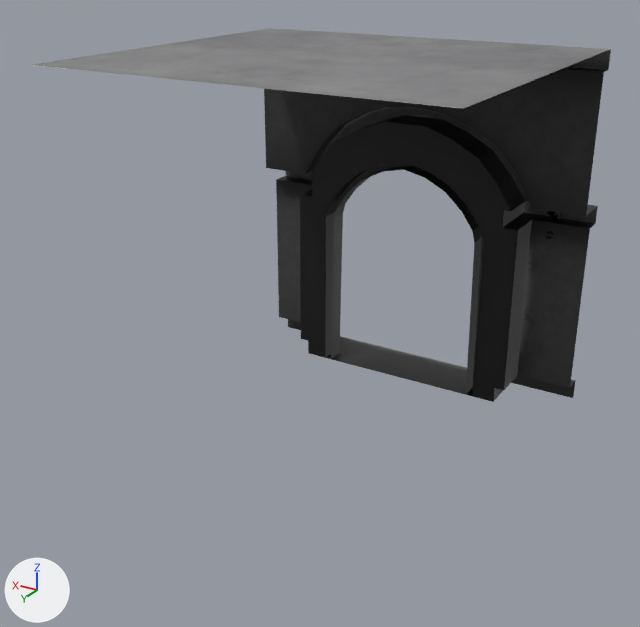
What one commit did to the FBX model Donjon Obscure/Assets/Resources/New assets/DoorExit.fbx.
Before and after are seen from a 50 mm camera at (-1.048, 1.864, 1.262) aimed at (0.032, 0.064, 0.362). The lights are fixed; the arrows at lower left show +X, +Y and +Z. Where no turn or scale is listed for an object, it has been applied to the vertices. Vertices at the same position are counted once.

In view in the first picture: 'Ground_LP.005_Cube.001'.
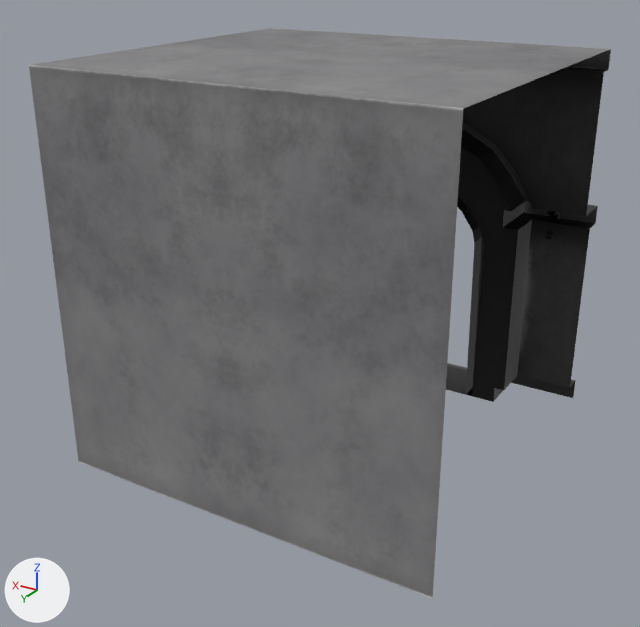
What differs and where, as boxes (x1, y1, x2, y2) in the pictures (640 x 627 px):
'Ground_LP.005_Cube.001', reshaped (53% taller): before (32, 28, 611, 402); after (29, 28, 611, 599)
part 1 of me_ground_lp_005_cube_003, built on: before (32, 64, 221, 84); after (29, 64, 463, 599)

What changed in the scene script:
```text
Change me_ground_lp_005_cube_003:
    used by ob_ground_lp_005_cube_001; location = (0.0, 0.0, 0.0)
    verts and faces of me_ground_lp_005_cube_003; kept vertices keep their numbers, new ones are numbered from 742
    before: 44 (0.0, 0.441, 1.0) at pixel (233, 79), 46 (0.0, 0.5, 1.0) at pixel (215, 83), 143 (0.441, 0.441, 1.0) at pixel (68, 63), 144 (0.441, -0.373, 1.0) at pixel (276, 30), 145 (0.5, -0.432, 1.0) at pixel (270, 28)
    before: 146 (0.5, 0.5, 1.0)
    remove me_ground_lp_005_cube_003.from_pydata(...)  # 742 vertices, 680 faces; spans x -0.5..0.5, y -0.549..0.5, z 0.0..1.0
    add me_ground_lp_005_cube_003.from_pydata(...)  # 754 vertices, 688 faces; spans x -0.5..0.5, y -0.549..0.5, z 0.0..1.0
    me_ground_lp_005_cube_003 part 1
    add delete_faces([(44, 143, 146, 46), (143, 144, 145, 146)])
    add verts[742] = (0.0, 0.5, 0.068)  # pixel (234, 498)
    add verts[743] = (-0.441, 0.5, 0.068)  # pixel (407, 562)
    add verts[744] = (0.441, 0.5, 0.068)  # pixel (92, 445)
    add for new, old in zip([745, 746, 747], [742, 743, 744]): verts[new] = verts[old] + (0.0, 0.0, 0.869)
    add verts[748] = (0.0, 0.5, 0.0)  # pixel (235, 522)
    add verts[749] = (0.0, 0.5, 1.0)  # pixel (215, 83)
    add verts[750] = (-0.5, 0.5, 1.0)  # pixel (463, 108)
    add verts[751] = (-0.5, 0.5, 0.0)  # pixel (432, 598)
    add verts[752] = (0.5, 0.5, 0.0)  # pixel (78, 462)
    add verts[753] = (0.5, 0.5, 1.0)  # pixel (28, 64)
    add faces += [(742, 743, 746, 745), (742, 748, 751, 743), (743, 751, 750, 746), (745, 746, 750, 749), (742, 745, 747, 744), (742, 744, 752, 748)]  # mat_material_018 (picture img_door_albedo_png)
    add faces += [(146, 752, 744, 747), (146, 747, 745, 749), (44, 143, 753, 46), (143, 144, 145, 753)]  # mat_material_018 (picture img_door_albedo_png)
```
